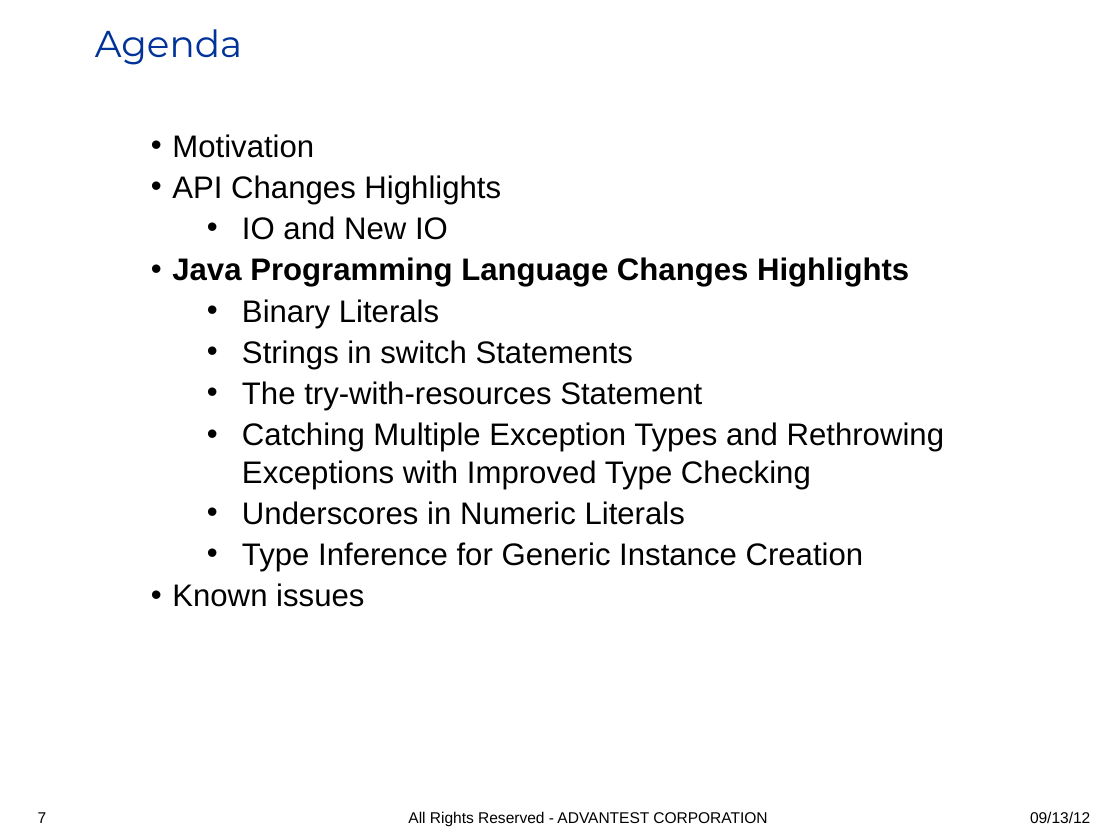
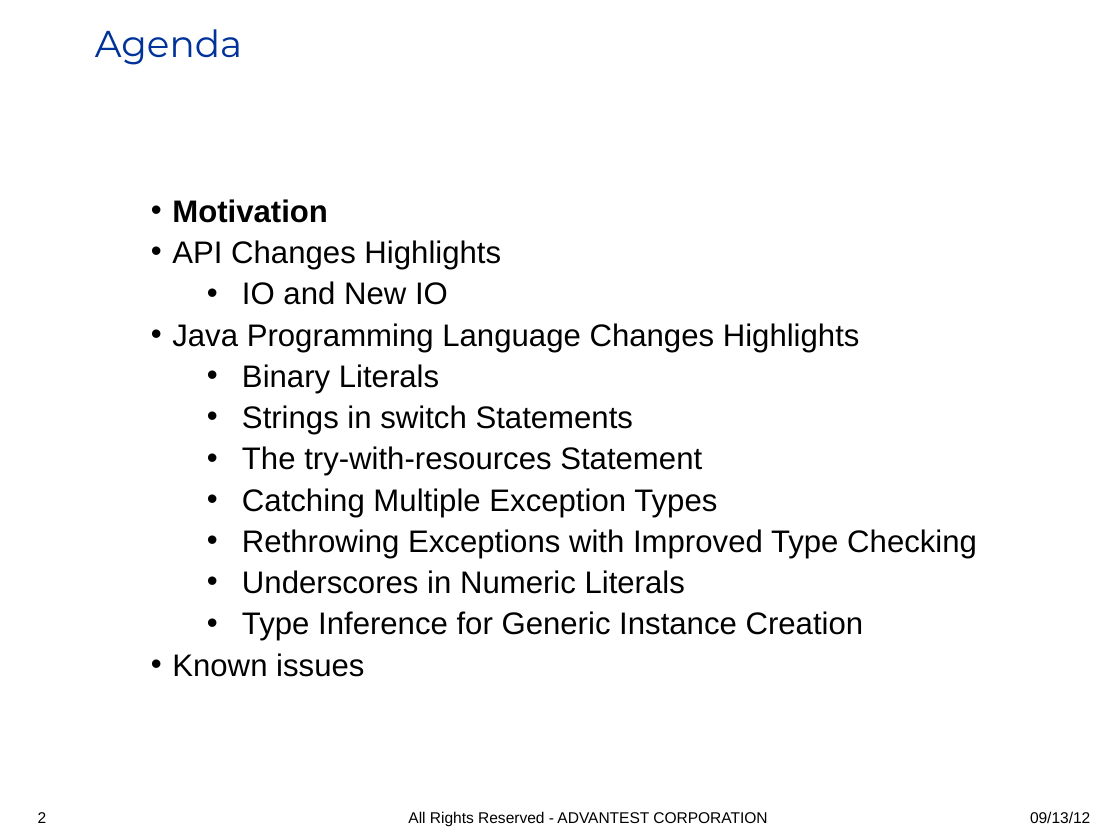
Before and after one commit to iloveeclipse/java7examples, a slide deck: slide 2 of doc/Java7_highlights.ppt (slide 7 before the commit). Drawn at 1120x840 pixels with LibreOffice and Linux fonts; fonts in the diff are those of the drawing; background and template pictures are left out. Boxes give left, top, right and bottom in pixels: in the first picture for what was removed or moved away, otherwise in the second. Text is boxed around its words. In the diff, an @@ line names an element or a change of style, - is before the commit and + after.

Commit message:
RethrowingExceptionsImproved

```diff
--- a/doc/Java7_highlights.ppt
+++ b/doc/Java7_highlights.ppt
@@ text "Motivation": place and size @@
-text "Motivation" at <box>172,134,944,607</box>
+text "Motivation" at <box>172,199,977,677</box>
@@ text "Motivation" at <box>172,199,977,677</box>: vertical alignment top to middle @@
@@ text at <box>172,199,860,352</box>: bold on in "Motivation"; bold off in "Java Programming Language Changes Highlights" @@
@@ text at <box>242,488,977,558</box>: text changed @@
-  • Catching Multiple Exception Types and Rethrowing Exceptions with Improved Type Checking
+  • Catching Multiple Exception Types
+  • Rethrowing Exceptions with Improved Type Checking
@@ page number at <box>38,812,47,823</box>: text changed @@
-7
+2
```
Also in this commit, not shown: 10 other slides changed, 5 slides added, 1 other file.
